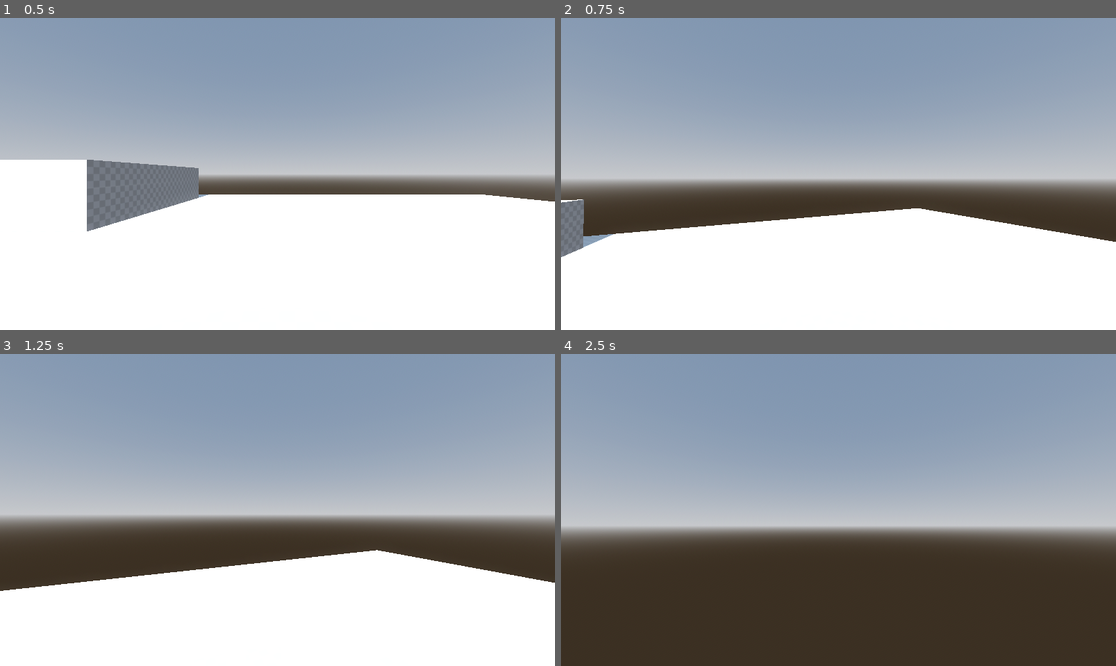
Above: before the commit, frames 1-4 (two rows, left to right).
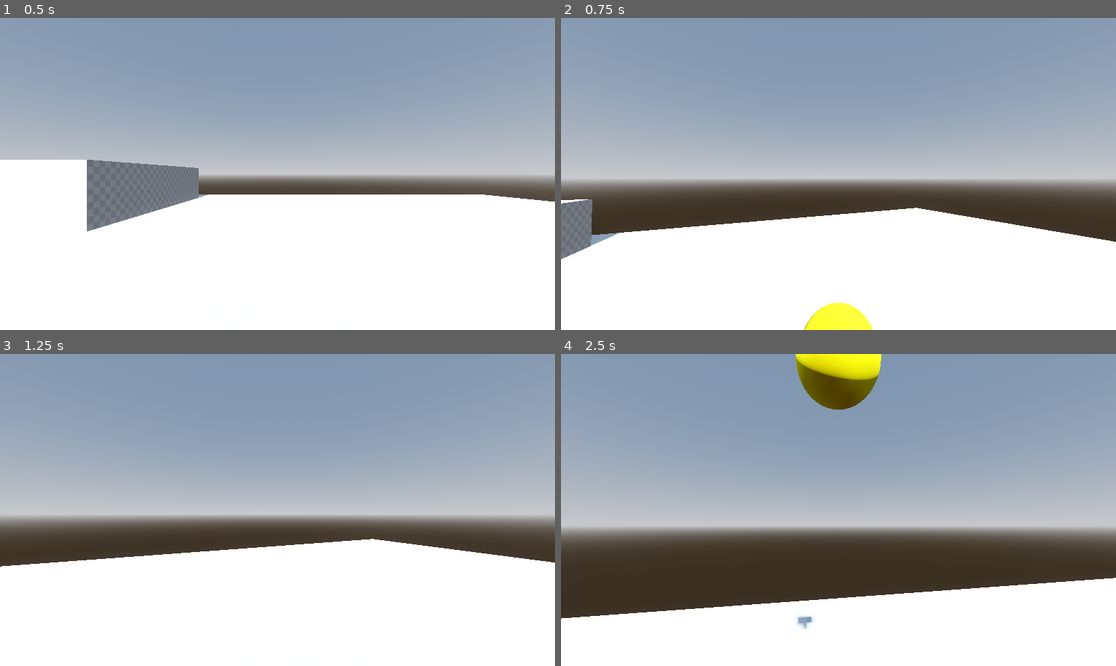
Above: after the commit, the same moments.

Repository: UselessFodder/Filthy_Neon_FPS_Project
Game: Godot game, scene res://world.tscn
The game is run twice, just before and just after one commit, with the same random seed, the same clock (stepped at 60 frames per second) and the same inputs.
Inputs (mouse positions are in pixels of both pictures, inside the frame that each line leads up to):
- Up to frame 1 (0.5 s): no input
- Up to frame 2 (0.75 s): tap Enter (ui_accept) at 0.5 s; move the mouse to (866, 174) at 0.52 s; hold Up (ui_up) from 0.53 s (still down); click (866, 174) at 0.6 s
- Up to frame 3 (1.25 s): keep holding Up (ui_up); tap Enter (ui_accept) at 0.77 s
- Up to frame 4 (2.5 s): keep holding Up (ui_up); move the mouse to (810, 510) at 1.27 s; tap Ctrl (crouch) at 1.35 s; tap Enter (ui_accept) at 1.52 s; click (810, 510) at 1.55 s; move the mouse to (849, 503) at 2.02 s; click (849, 503) at 2.1 s

Frame 1 is identical in both runs. In frame 2, 1.2% of the frame differs, in the area x 0-100%, y 58-100%; in frame 3, 5.5%; in frame 4, 24%, in the area x 0-100%, y 0-100%.

Commit message:
"Bullet" Ball Instantiation (dribbles)
Initial instantiation of a bullet object. Doesn't fly correctly tho

Diff:
--- a/CharacterBody3D.gd
+++ b/CharacterBody3D.gd
@@ -56,8 +56,8 @@
 		feet.position.y = FEET_HEIGHT
 
 	# Check for shooting
-	#if Input.is_action_just_pressed("primary fire"):
-	#	shoot()
+	if Input.is_action_just_pressed("primary fire"):
+		shoot()
 
 	# Get the input direction and handle the movement/deceleration.
 	# As good practice, you should replace UI actions with custom gameplay actions.
@@ -72,18 +72,18 @@
 
 	move_and_slide()
 
-#func shoot():
-#	var bullet = preload("res://bullet.tscn")
-#	var new_bullet = bullet.instantiate()
-#	get_parent().add_child(new_bullet)
-#	print("Bullet added successfully")
-#
-#
-#	# Set the bullet's position
-#	new_bullet.global_transform.origin = head.global_transform.origin + head.global_transform.basis.z.normalized() * -2
-#
-#	# Set bullet's rotation to match the head's
-#
-#	#new_bullet.get_child(0).apply_impulse(transform.basis.z * -SPEED)
-#	new_bullet.get_child(0).push_bullet(transform.basis.z)
-#	new_bullet.global_transform.basis.z = head.global_transform.basis.z
+func shoot():
+	var bullet = preload("res://bullet.tscn")
+	var new_bullet = bullet.instantiate()
+	get_parent().add_child(new_bullet)
+	print("Bullet added successfully")
+
+
+	# Set the bullet's position
+	new_bullet.global_transform.origin = head.global_transform.origin + head.global_transform.basis.z.normalized() * -1
+
+	# Set bullet's rotation to match the head's
+
+	#new_bullet.get_child(0).apply_impulse(transform.basis.z * -SPEED)
+	new_bullet.get_child(0).push_bullet(transform.basis.z)
+	new_bullet.global_transform.basis.z = head.global_transform.basis.z
--- a/bullet body.gd
+++ b/bullet body.gd
@@ -20,5 +20,5 @@
 	pass
 
 func push_bullet(direction):
-	apply_impulse(direction * -SPEED)
+	#apply_impulse(direction * -SPEED)
 	print("Bullet direction: %s" % (transform.basis.z.normalized() * -SPEED))
